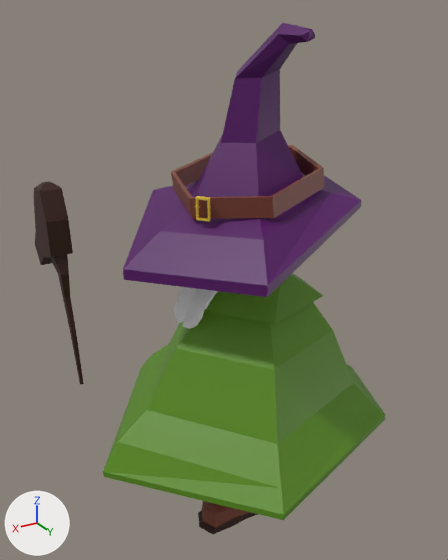
An edit to the Blender file MegaJueguito/BlenderThings/Enemigos/GnomoMago.blend, drawn before and after from the same camera.
One viewpoint serves both versions: a camera (50 mm lens) standing at (6.17, 4.91, 1.88) and looking at (4.2, 1.62, 0.23). Arrows for +X, +Y and +Z are at lower left; the lights stay in place. The older version comes first.

In view in the first picture: 'Barba', 'BotaDer.001', 'CinturonSombrero', 'Cube', 'Cuerpo', 'Sombrero' and 1 more.
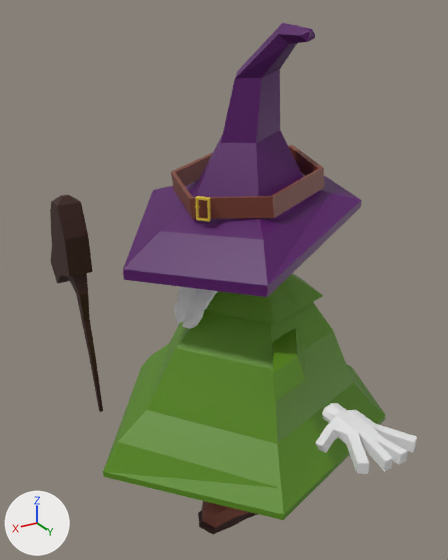
Commit message: Intento de mano en gnomo

Where the newer file only moved an object's origin or applied its transform, the numbers keep the older frame.

What the commit changed:
me_circle_001 is used by ob_cuerpo; location (4.227, 1.866, -0.633); rotation (0.0, 0.0, -1.568), in degrees (0, 0, -90).
me_circle_001 had 148 vertices, 140 faces and spanned x -0.95..0.95, y -1.03..1.0, z -0.37..1.06.
me_circle_001 now has 182 vertices, 173 faces and spans x -0.95..0.95, y -1.03..1.0, z -0.39..1.06.
Part 1, on me_circle_001:
23 faces are deleted.
20 vertices move from x -0.28..0.24, y -0.1..0.02, z -0.37..-0.25 to x -0.29..0.25, y -0.11..0.03, z -0.39..-0.24.
34 vertices are added at x -0.84..0.42, y -0.49..0.34, z -0.38..1.01.
42 new faces join them, mat_material_001 (green #598b17).
8 new faces join them, mat_material_002 (dark purple #530762).
6 new faces join them, mat_material_003 (beige #ffb788).
me_cube_003 is used by ob_cube; location (4.912, 0.23, 0.188); rotation (0.277, 0.0, 0.0), in degrees (16, 0, 0); scale (0.0878, 0.0878, 0.0878).
me_cube_003 had 70 vertices, 69 faces and spanned x -1.0..1.0, y -4.4..1.6, z -13.5..5.6.
me_cube_003 now has 70 vertices, 69 faces and spans x -1.0..1.0, y -4.1..1.9, z -12.2..6.8.
me_cube_003 part 2: the whole mesh is moved by (0.0, 0.3, 1.2).
Mesh me_cube is new.
It has 147 vertices, 142 faces and spans x -2.11..2.11, y -1.72..3.23, z -1.81..1.24.
Object 'Cube' (ob_cube) moves from (4.912, 0.23, 0.188) to (4.912, 0.682, 0.076).
Object 'Cube.001' (ob_cube_001) is new; it shows me_cube.
Its location is (4.286, 3.018, -0.066).
Its scale is (0.0896, 0.0952, 0.0552).
It gains a SUBSURF modifier named 'Subdivision'.
Modifier setting: subdivision_type = 'SIMPLE'.

Pixel boxes [x1, y1, x2, y2] of what changed, in the pictures (448 x 560 px):
'Cube', moved: before [34, 181, 84, 385]; after [50, 195, 103, 412]
'Cube.001', added: after [315, 403, 417, 474]
part 1 of me_circle_001, built on: [176, 275, 385, 519] in both
